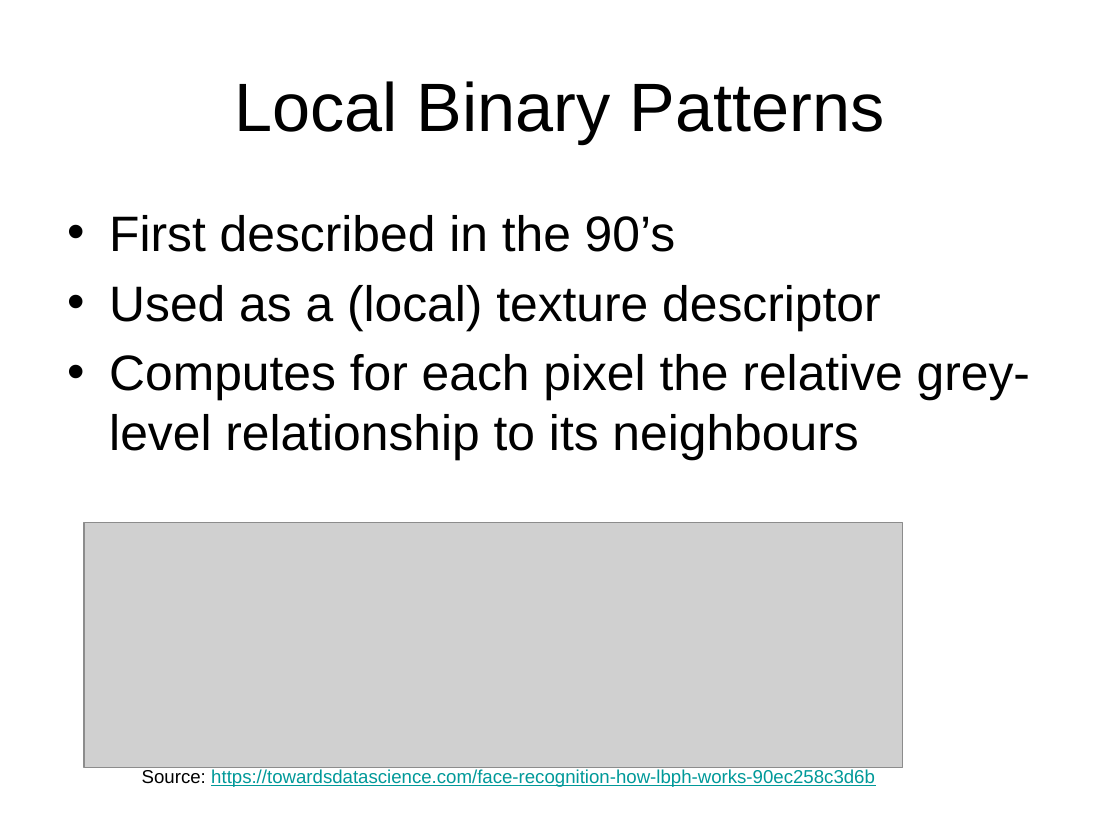
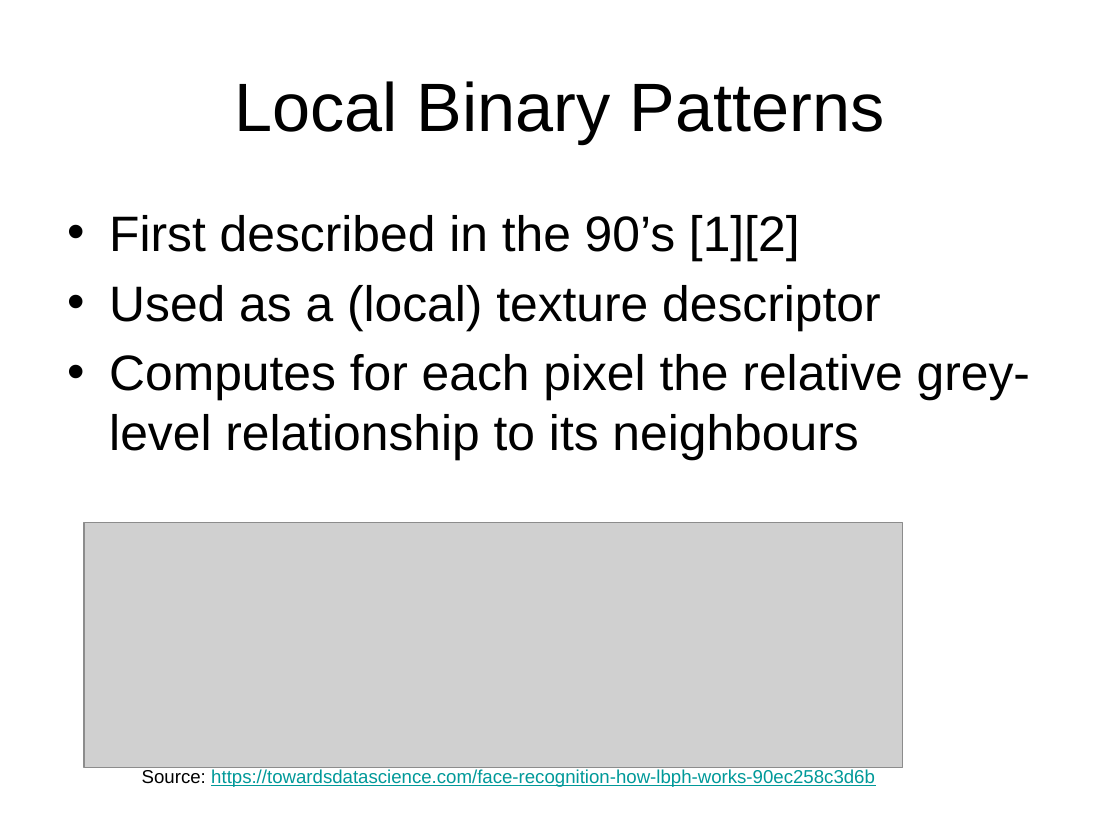
Before and after one commit to StefanSebastian/ImageProcessing, a slide deck: slide 3 of LBPFaceRecognition/Presentation.pptx. Drawn at 1120x840 pixels with LibreOffice and Linux fonts; fonts in the diff are those of the drawing; grey boxes stand for pictures; background and template pictures are left out. Boxes give left, top, right and bottom in pixels: in the first picture for what was removed or moved away, otherwise in the second. Text is boxed around its words. In the diff, an @@ line names an element or a change of style, - is before the commit and + after.

```diff
--- a/LBPFaceRecognition/Presentation.pptx
+++ b/LBPFaceRecognition/Presentation.pptx
@@ text at box(109, 215, 800, 261): text changed @@
-• First described in the 90’s
+• First described in the 90’s [1][2]
```
Also in this commit, not shown: 5 slides added, 8 other files.
